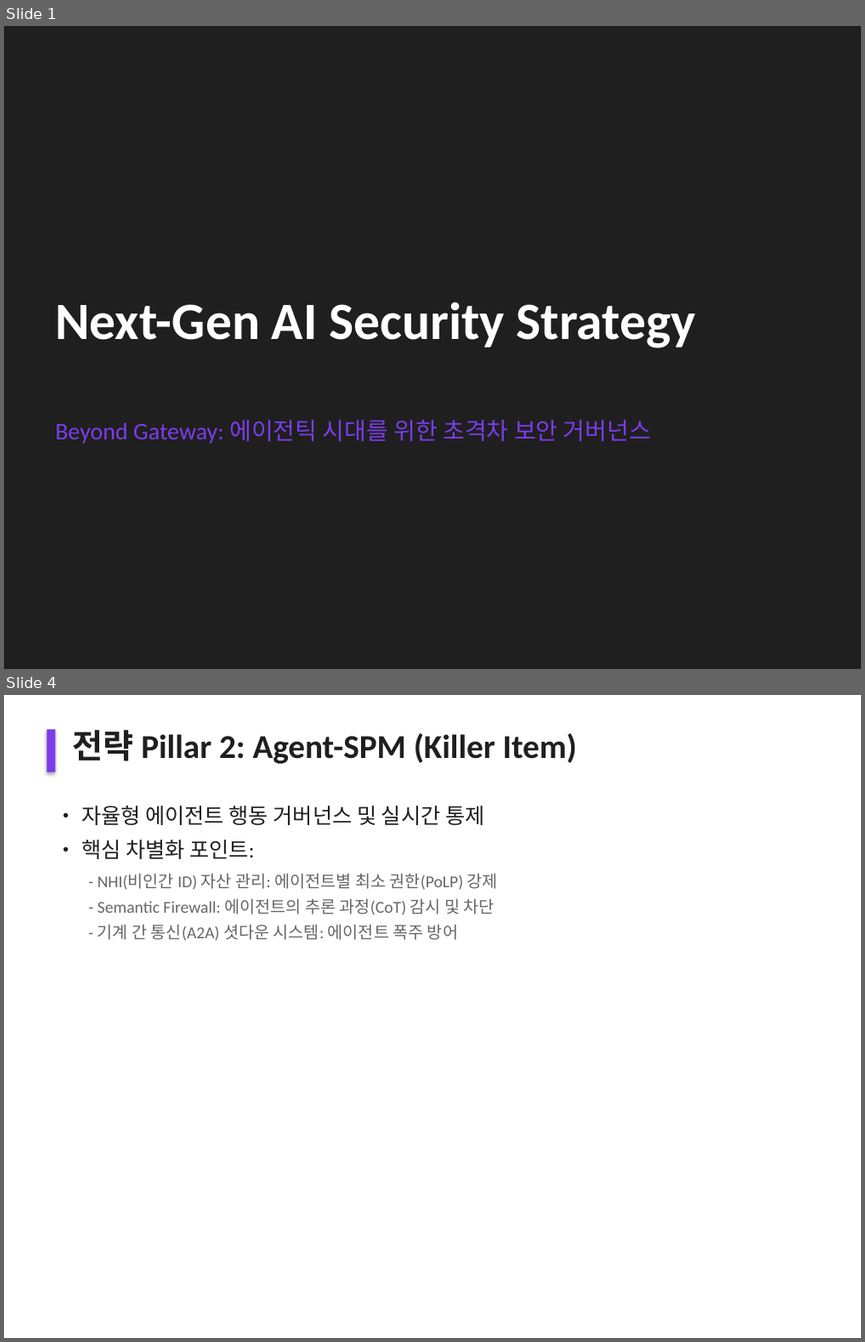
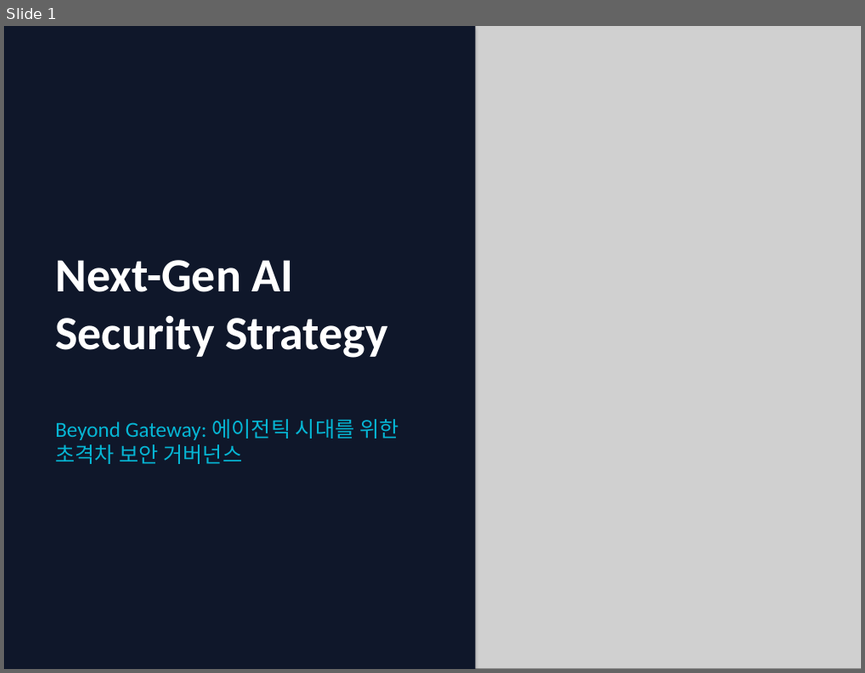
Before and after one commit to flyngcoq/ai_project, a slide deck: 40_Projects/Work/Safe_AI/Next_Gen_AI_Security_Strategy.pptx. Shown one above the other, each under a label of ours: slides 1 and 4 before the commit, slide 1 after it; the slides between them are not shown. The pictures are 865x1342 and 865x673 pixels, drawn with LibreOffice and Linux fonts; fonts in the diff are those of the drawing; grey boxes stand for pictures. Boxes give left, top, right and bottom in pixels: in the first picture for what was removed or moved away, otherwise in the second. Text is boxed around its words. In the diff, an @@ line names an element or a change of style, - is before the commit and + after.

```diff
--- a/40_Projects/Work/Safe_AI/Next_Gen_AI_Security_Strategy.pptx
+++ b/40_Projects/Work/Safe_AI/Next_Gen_AI_Security_Strategy.pptx
@@ slide 4 removed at box(4, 695, 861, 1338), background #FFFFFF @@
@@ rectangle removed at box(46, 729, 55, 772) @@
@@ text removed at box(72, 730, 577, 764) @@
-전략 Pillar 2: Agent-SPM (Killer Item)
@@ text removed at box(81, 805, 484, 825) @@
-• 자율형 에이전트 행동 거버넌스 및 실시간 통제
@@ text removed at box(81, 839, 254, 859) @@
-• 핵심 차별화 포인트:
@@ text removed at box(98, 873, 498, 890) @@
-- NHI(비인간 ID) 자산 관리: 에이전트별 최소 권한(PoLP) 강제
@@ text removed at box(98, 899, 494, 915) @@
-- Semantic Firewall: 에이전트의 추론 과정(CoT) 감시 및 차단
@@ text removed at box(98, 925, 458, 941) @@
-- 기계 간 통신(A2A) 셧다운 시스템: 에이전트 폭주 방어
@@ slide 1 changed as well @@
@@ background #1F1F1F to #0F172A @@
@@ rectangle added at box(4, 26, 475, 669), fill #0F172A @@
@@ picture added at box(432, 26, 861, 669) @@
@@ text "Next-Gen AI Security Strategy": place and size @@
-text "Next-Gen AI Security Strategy" at box(55, 301, 696, 348)
+text "Next-Gen AI Security Strategy" at box(55, 260, 387, 358)
@@ text "Next-Gen AI Security Strategy" at box(55, 260, 387, 358): size 44 to 40 pt @@
@@ text "Beyond Gateway: 에이전틱 시대를 위한 ..." at box(55, 419, 398, 464): size 20 to 18 pt, text colour #7B3CE9 to #06B6D4 @@
```
Also in this commit, not shown: 3 other slides changed, 8 slides added, 8 other slides removed, 1 other file.
